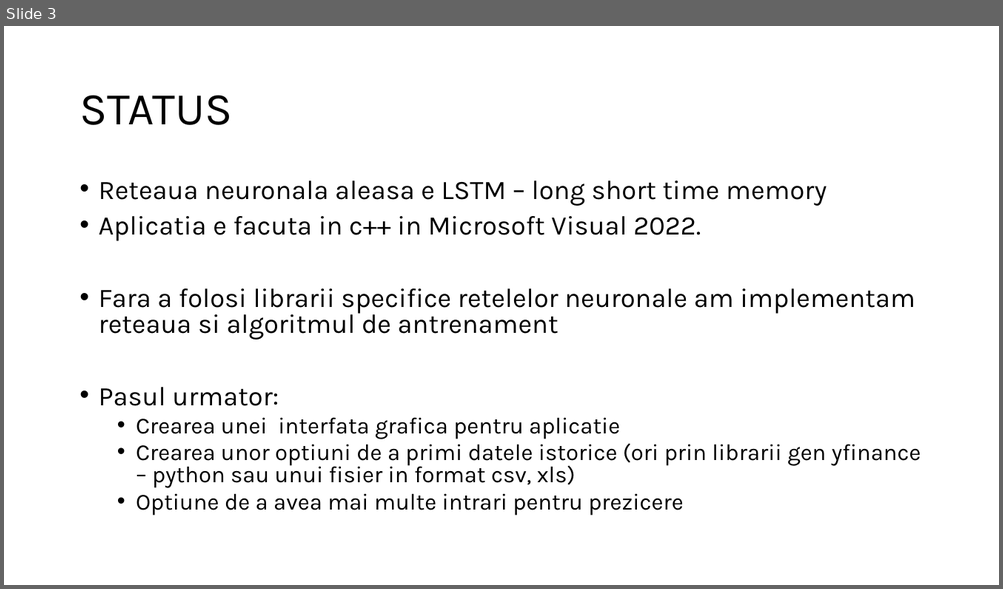
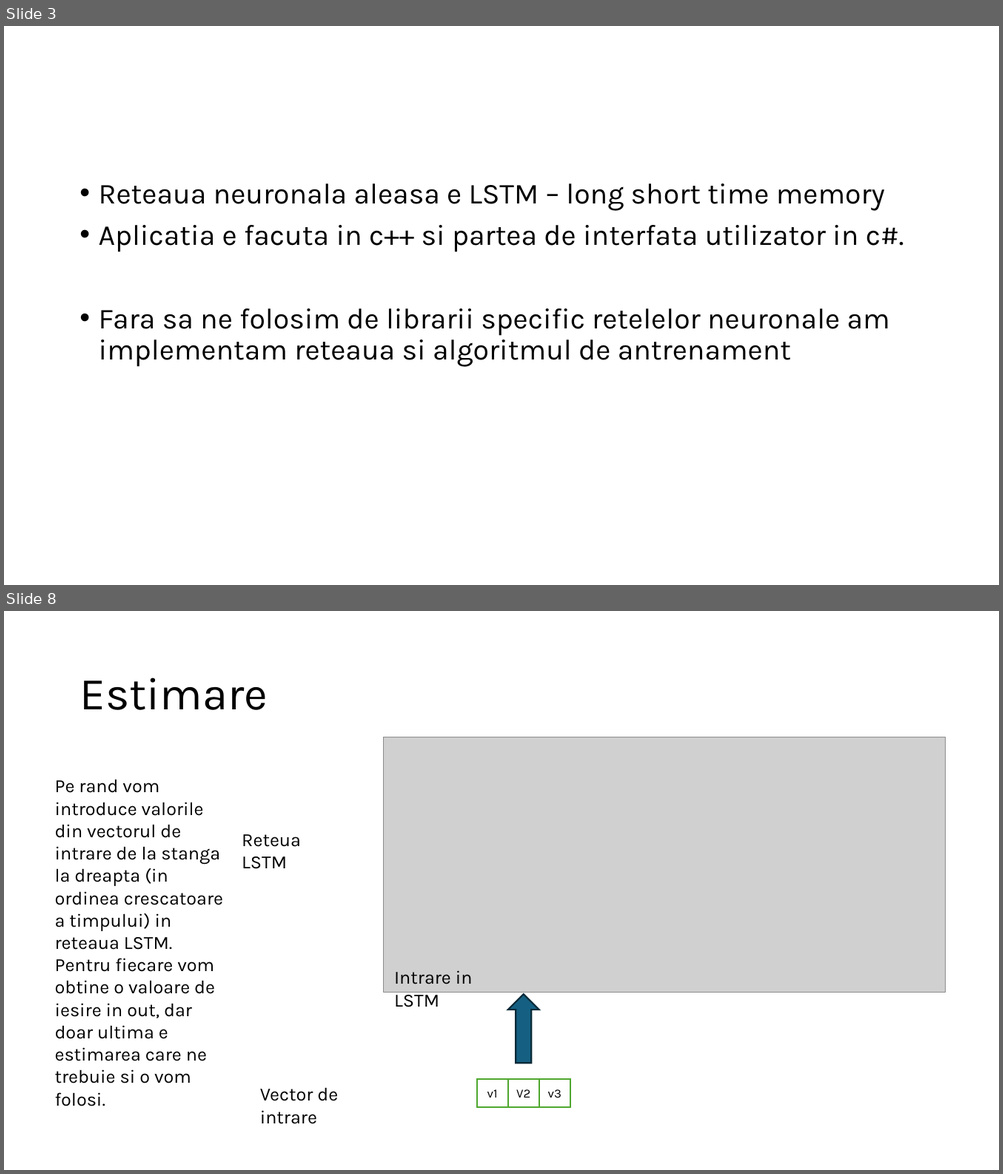
Before and after one commit to nasturas/LSTM, a slide deck: Doc/Prezicere pret actiuni.pptx. Shown one above the other, each under a label of ours: slide 3 before the commit, slides 3 and 8 after it; the slides between them are not shown. The pictures are 1003x589 and 1003x1174 pixels, drawn with LibreOffice and Linux fonts; fonts in the diff are those of the drawing; grey boxes stand for pictures. Boxes give left, top, right and bottom in pixels: in the first picture for what was removed or moved away, otherwise in the second. Text is boxed around its words. In the diff, an @@ line names an element or a change of style, - is before the commit and + after.

```diff
--- a/Doc/Prezicere pret actiuni.pptx
+++ b/Doc/Prezicere pret actiuni.pptx
@@ slide 8 added at [4,611,999,1170], background #FFFFFF @@
@@ title added at [79,678,267,710], 44 pt, text #000000 @@
+Estimare
@@ picture added at [383,737,945,992] @@
@@ text added at [55,779,223,1084], 18 pt, text #000000 @@
+Pe rand vom introduce valorile din vectorul de intrare de la stanga la dreapta (in ordinea crescatoare a timpului) in reteaua LSTM. Pentru fiecare vom obtine o valoare de iesire in out, dar doar ultima e estimarea care ne trebuie si o vom folosi.
@@ text added at [242,834,301,869], 18 pt, text #000000 @@
+Reteua LSTM
@@ text added at [394,971,472,1008], 18 pt, text #000000 @@
+Intrare in LSTM
@@ up arrow added at [508,994,539,1063], fill #156082, outline #092A39 1.5 pt @@
@@ text added at [260,1088,338,1125], 18 pt, text #000000 @@
+Vector de intrare
@@ rectangle added at [477,1079,509,1108], fill #FFFFFF, outline #4EA72E 1.5 pt, 12 pt, text #000000 @@
+v1
@@ rectangle added at [508,1079,539,1108], fill #FFFFFF, outline #4EA72E 1.5 pt, 12 pt, text #000000 @@
+V2
@@ rectangle added at [539,1079,570,1108], fill #FFFFFF, outline #4EA72E 1.5 pt, 12 pt, text #000000 @@
+v3
@@ slide 3 changed as well @@
@@ title removed at [79,95,233,125] @@
-STATUS
@@ text at [99,184,885,211]: size 25.9 to 28 pt in "Reteaua neuronala aleasa e LSTM – long ..."; line spacing 0.8 to 0.9 @@
@@ text at [99,225,904,367]: text changed; size 22.2 to 28 pt @@
-• Aplicatia e facuta in c++ in Microsoft Visual 2022.
-• Fara a folosi librarii specifice retelelor neuronale am implementam reteaua si algoritmul de antrenament
-• Pasul urmator:
-  • Crearea unei interfata grafica pentru aplicatie
-  • Crearea unor optiuni de a primi datele istorice (ori prin librarii gen yfinance – python sau unui fisier in format csv, xls)
-  • Optiune de a avea mai multe intrari pentru prezicere
+• Aplicatia e facuta in c++ si partea de interfata utilizator in c#.
+• Fara sa ne folosim de librarii specific retelelor neuronale am implementam reteaua si algoritmul de antrenament
```
Also in this commit, not shown: 3 other slides changed, 5 other slides added, 3 slides removed.
